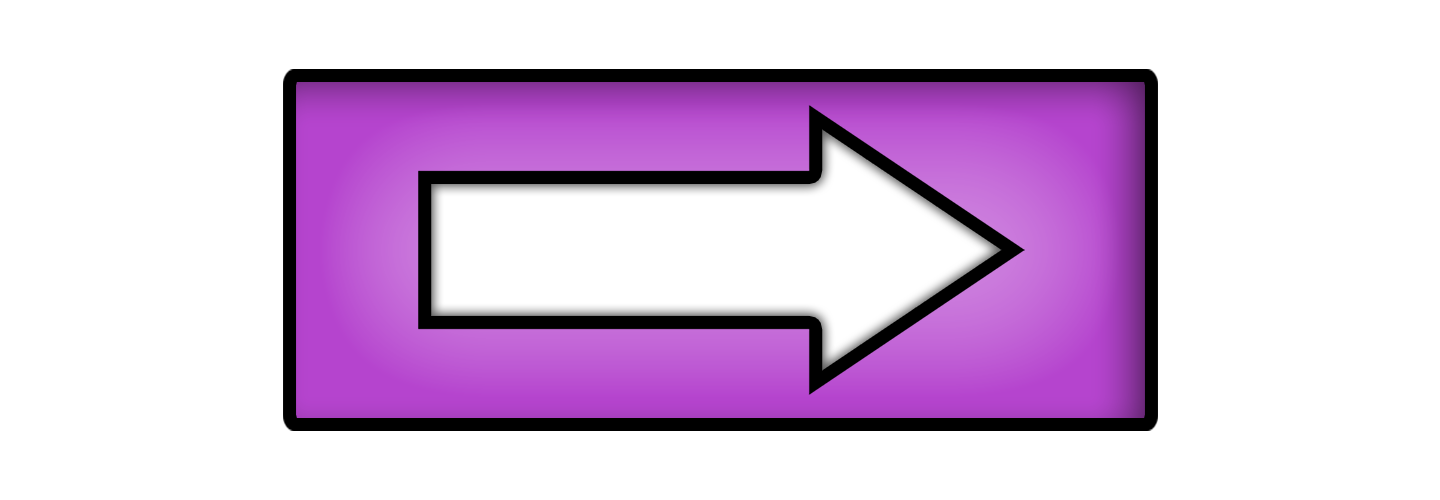
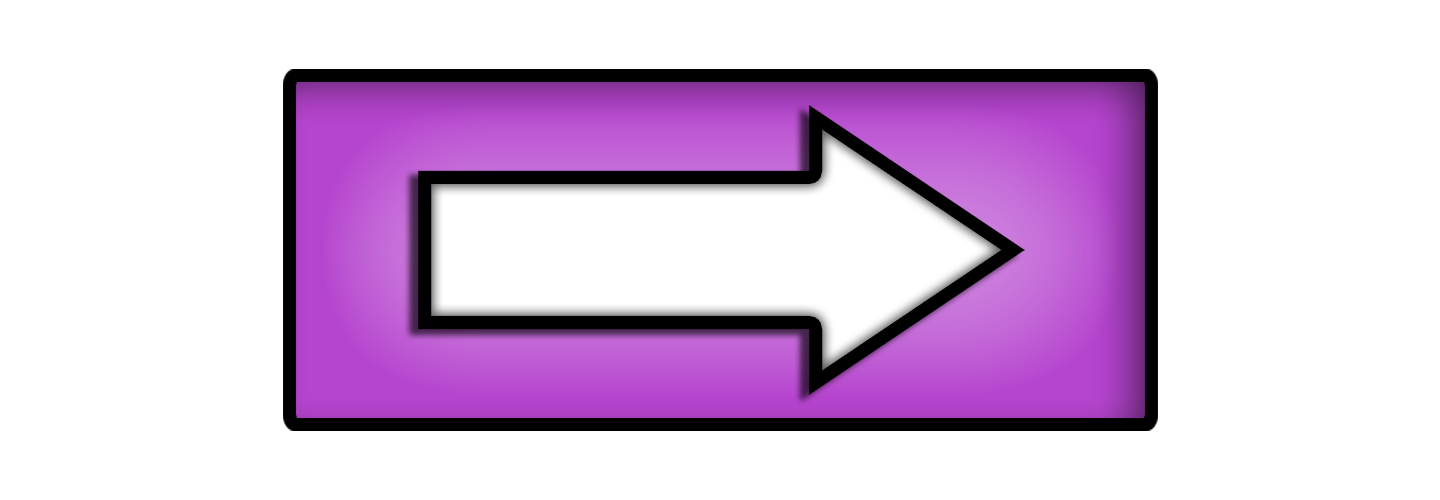
Layers edited between the first and the second 1440 × 500 image:
pixels changed over box(403, 105, 1022, 405) (layer not identified)
